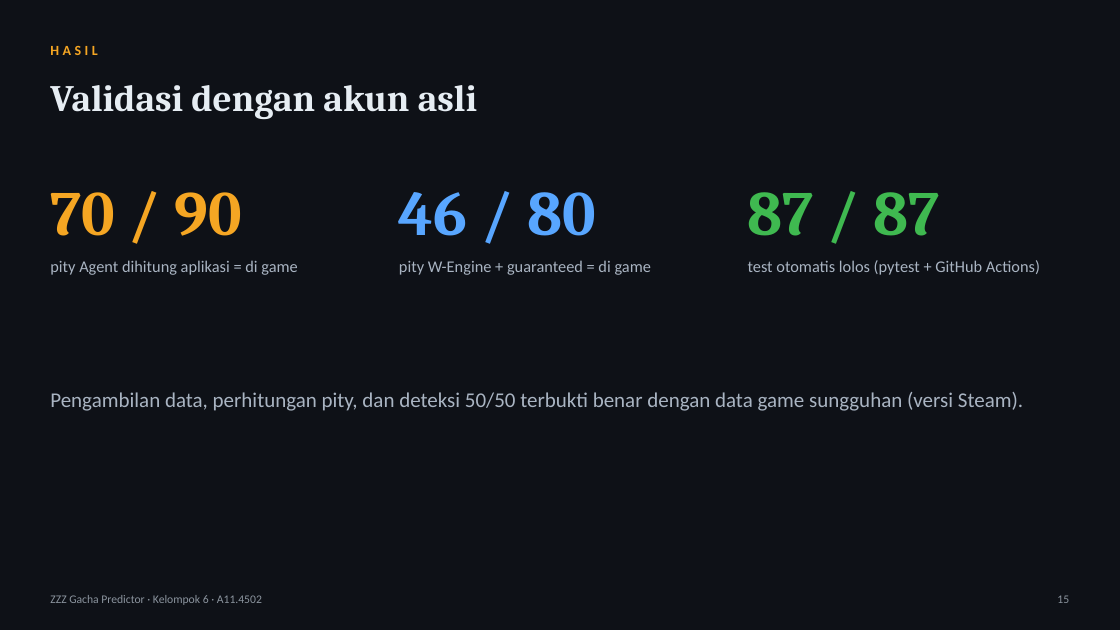
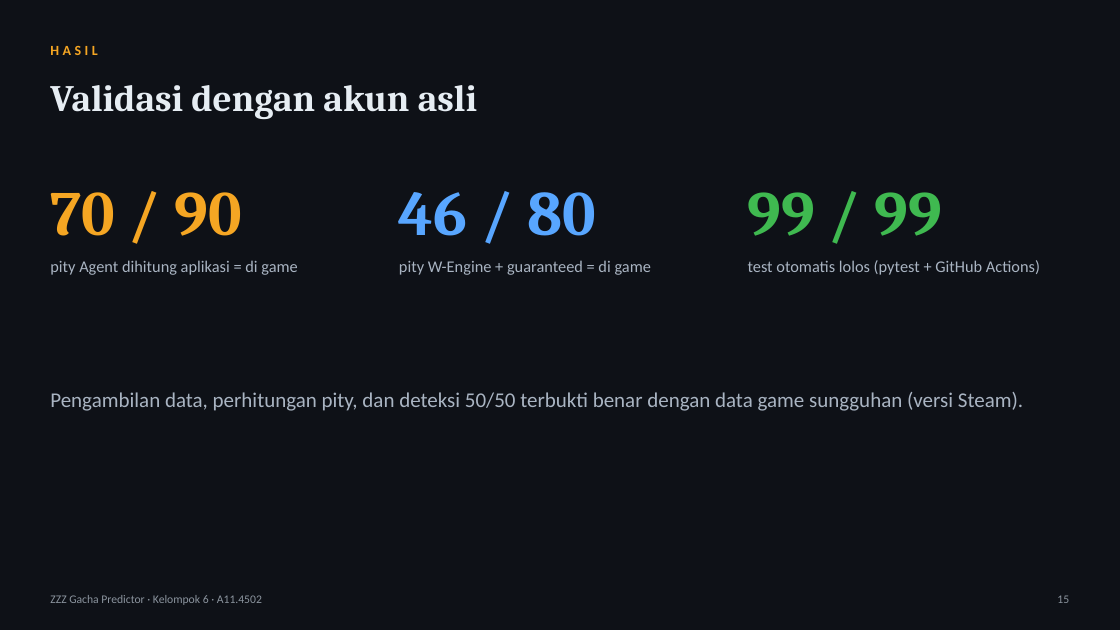
Before and after one commit to tehgeii/project-data-mining, a slide deck: slide 15 of docs/tugas/UAS_Slide_Kelompok6_A11.4502.pptx. Drawn at 1120x630 pixels with LibreOffice and Linux fonts; fonts in the diff are those of the drawing. Boxes give left, top, right and bottom in pixels: in the first picture for what was removed or moved away, otherwise in the second. Text is boxed around its words. In the diff, an @@ line names an element or a change of style, - is before the commit and + after.

```diff
--- a/docs/tugas/UAS_Slide_Kelompok6_A11.4502.pptx
+++ b/docs/tugas/UAS_Slide_Kelompok6_A11.4502.pptx
@@ text at (748, 192, 941, 236): text changed @@
-87 / 87
+99 / 99
```
Also in this commit, not shown: 8 other slides changed, 2 slides added, 25 other files.
